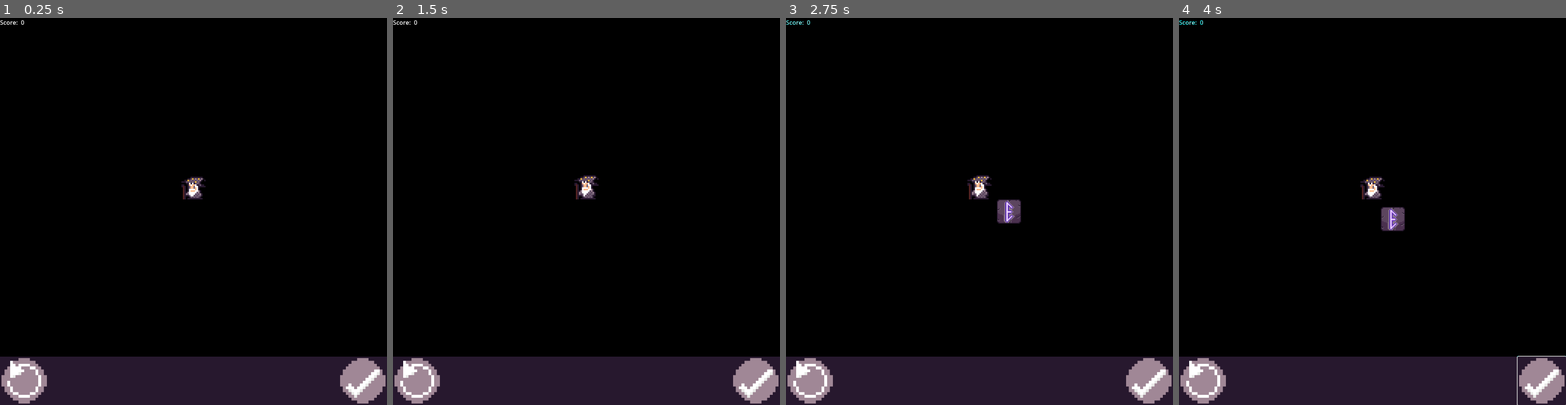
Above: before the commit, frames 1-4 (left to right).
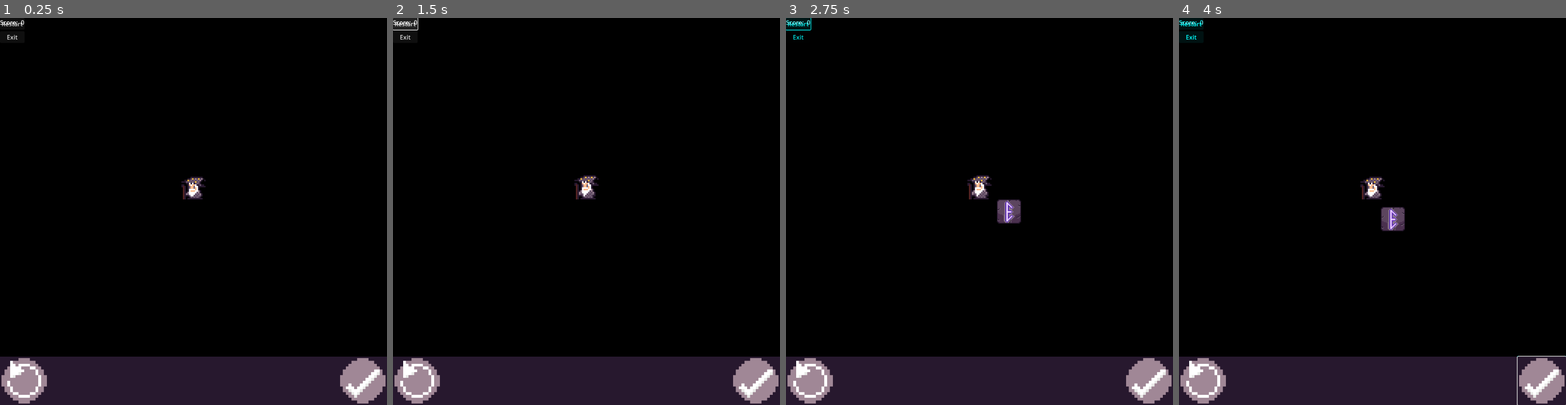
Above: after the commit, the same moments.

Repository: fourbytes/LD55
Game: Godot game, scene res://Main.tscn
Same seed, same stepped clock (60 frames per second), same inputs: the game is played once before the commit and once after it.
Inputs (mouse positions are in pixels of both pictures, inside the frame that each line leads up to):
- Up to frame 1 (0.25 s): no input
- Up to frame 2 (1.5 s): click (404, 25) at 0.5 s, where only the run after the commit has a clickable "Restart"; click (404, 25) at 1.25 s, where only the run after the commit has a clickable "Restart"
- Up to frame 3 (2.75 s): click (797, 25) at 2 s, where only the run after the commit has a clickable "Restart"
- Up to frame 4 (4 s): click (1542, 381) at 2.75 s; click (1542, 381) at 3.5 s

The runs differ from the first frame. In frame 1, less than 0.1% of the frame differs, in the area x 0-6%, y 0-6%; in frame 2, 0.2%, in the area x 0-7%, y 0-6%; in frame 3, 0.1%; in frame 4, less than 0.1%.

Commit message:
feat: add gameover scene.

Diff:
--- a/Main.tscn
+++ b/Main.tscn
@@ -1,6 +1,7 @@
-[gd_scene load_steps=18 format=3 uid="uid://dkjspblca3vrj"]
+[gd_scene load_steps=19 format=3 uid="uid://dkjspblca3vrj"]
 
 [ext_resource type="PackedScene" uid="uid://dsethylnjstt1" path="res://scenes/GameSession/GameCanvas.tscn" id="1_pmecp"]
+[ext_resource type="PackedScene" uid="uid://bpunc8pumot2u" path="res://scenes/GameOver.tscn" id="1_yjf14"]
 [ext_resource type="Script" path="res://store.gd" id="2_xpaxr"]
 [ext_resource type="PackedScene" uid="uid://d2bytwpjq4yl8" path="res://scenes/GameSession/Scoreboard/Scoreboard.tscn" id="4_ftetj"]
 [ext_resource type="PackedScene" uid="uid://cak0pwsoljhgd" path="res://scenes/GameSession/LetterStage/LetterStage.tscn" id="5_cdi50"]
@@ -42,6 +43,8 @@
 }]
 
 [node name="Main" type="Node2D"]
+
+[node name="GameOver" parent="." instance=ExtResource("1_yjf14")]
 
 [node name="GameCanvas" parent="." instance=ExtResource("1_pmecp")]
 script = null
--- /dev/null
+++ b/scenes/GameOver.tscn
@@ -0,0 +1,21 @@
+[gd_scene format=3 uid="uid://bpunc8pumot2u"]
+
+[node name="GameOver" type="Control"]
+layout_mode = 3
+anchors_preset = 0
+
+[node name="MarginContainer" type="MarginContainer" parent="."]
+layout_mode = 0
+offset_right = 40.0
+offset_bottom = 40.0
+
+[node name="VBoxContainer" type="VBoxContainer" parent="MarginContainer"]
+layout_mode = 2
+
+[node name="RestartButton" type="Button" parent="MarginContainer/VBoxContainer"]
+layout_mode = 2
+text = "Restart"
+
+[node name="ExitButton" type="Button" parent="MarginContainer/VBoxContainer"]
+layout_mode = 2
+text = "Exit"
